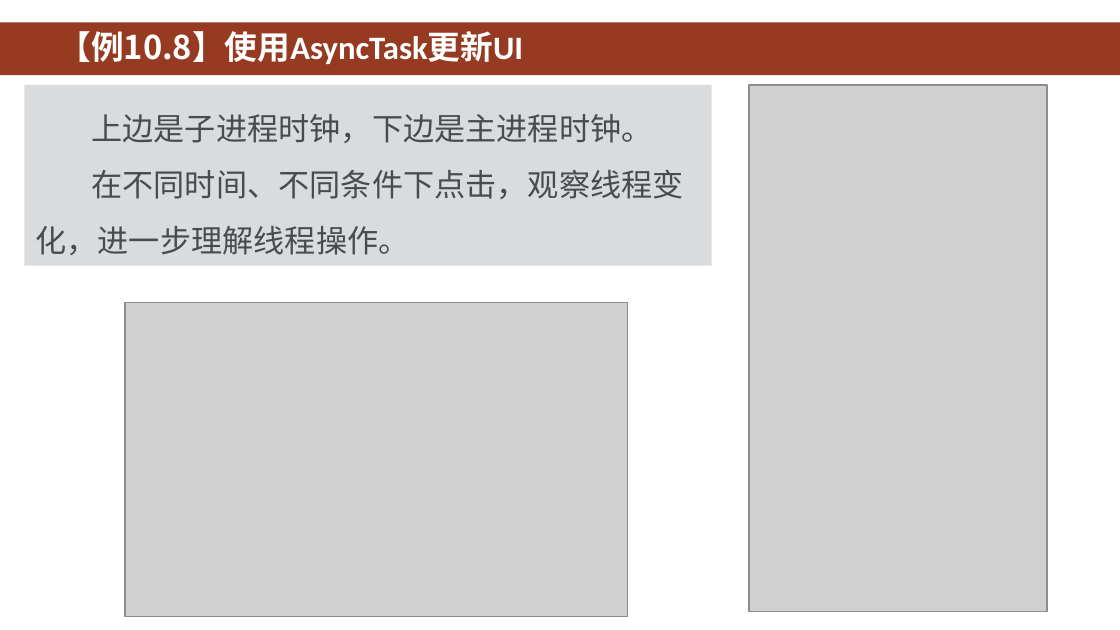
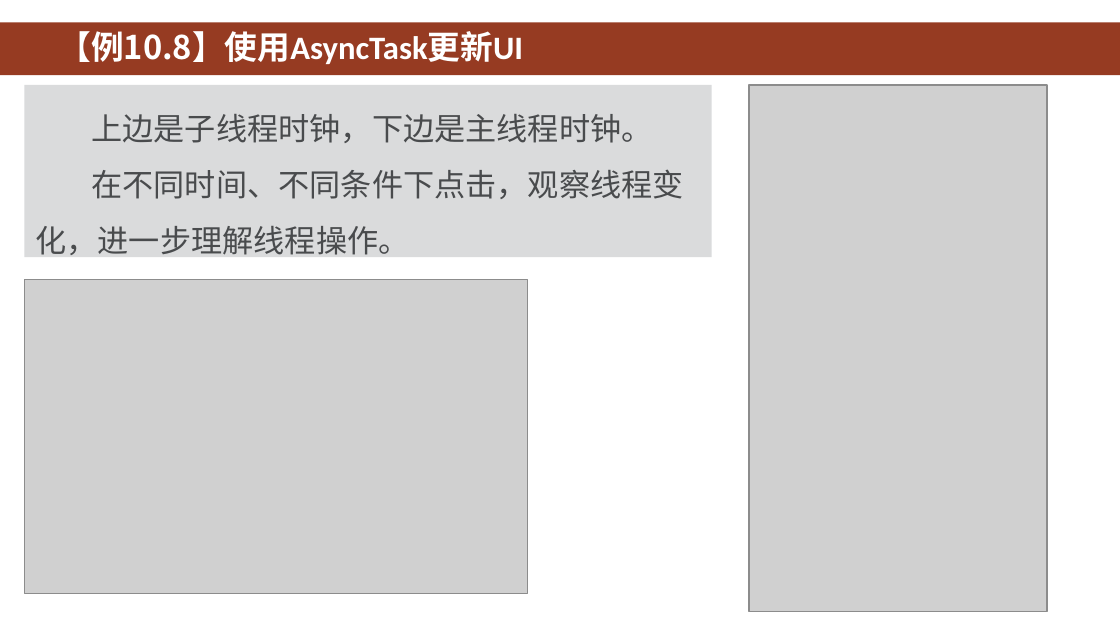
Before and after one commit to HBU/Android-PPT, a slide deck: slide 20 of 10.0 -- 线程 ------- 第10章.pptx (slide 22 before the commit). Drawn at 1120x630 pixels with LibreOffice and Linux fonts; fonts in the diff are those of the drawing; grey boxes stand for pictures; background and template pictures are left out. Boxes give left, top, right and bottom in pixels: in the first picture for what was removed or moved away, otherwise in the second. Text is boxed around its words. In the diff, an @@ line names an element or a change of style, - is before the commit and + after.

```diff
--- a/10.0 -- 线程 ------- 第10章.pptx
+++ b/10.0 -- 线程 ------- 第10章.pptx
@@ rectangle "上边是子线程时钟，下边是主线程时钟。": place and size @@
-rectangle "上边是子线程时钟，下边是主线程时钟。" at bbox=[25, 85, 712, 265]
+rectangle "上边是子线程时钟，下边是主线程时钟。" at bbox=[25, 85, 712, 258]
@@ text in rectangle at bbox=[91, 114, 652, 143]: text changed @@
-上边是子进程时钟，下边是主进程时钟。
+上边是子线程时钟，下边是主线程时钟。
@@ picture: place and size @@
-picture at bbox=[125, 302, 628, 616]
+picture at bbox=[25, 280, 528, 594]
```
Also in this commit, not shown: 14 other slides changed, 3 slides removed.
